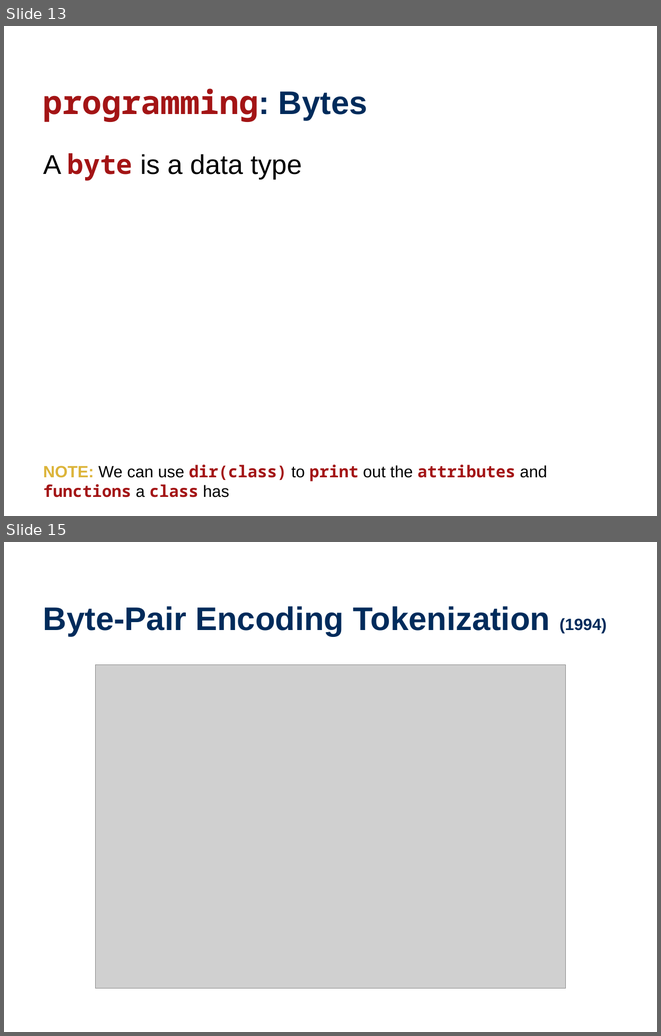
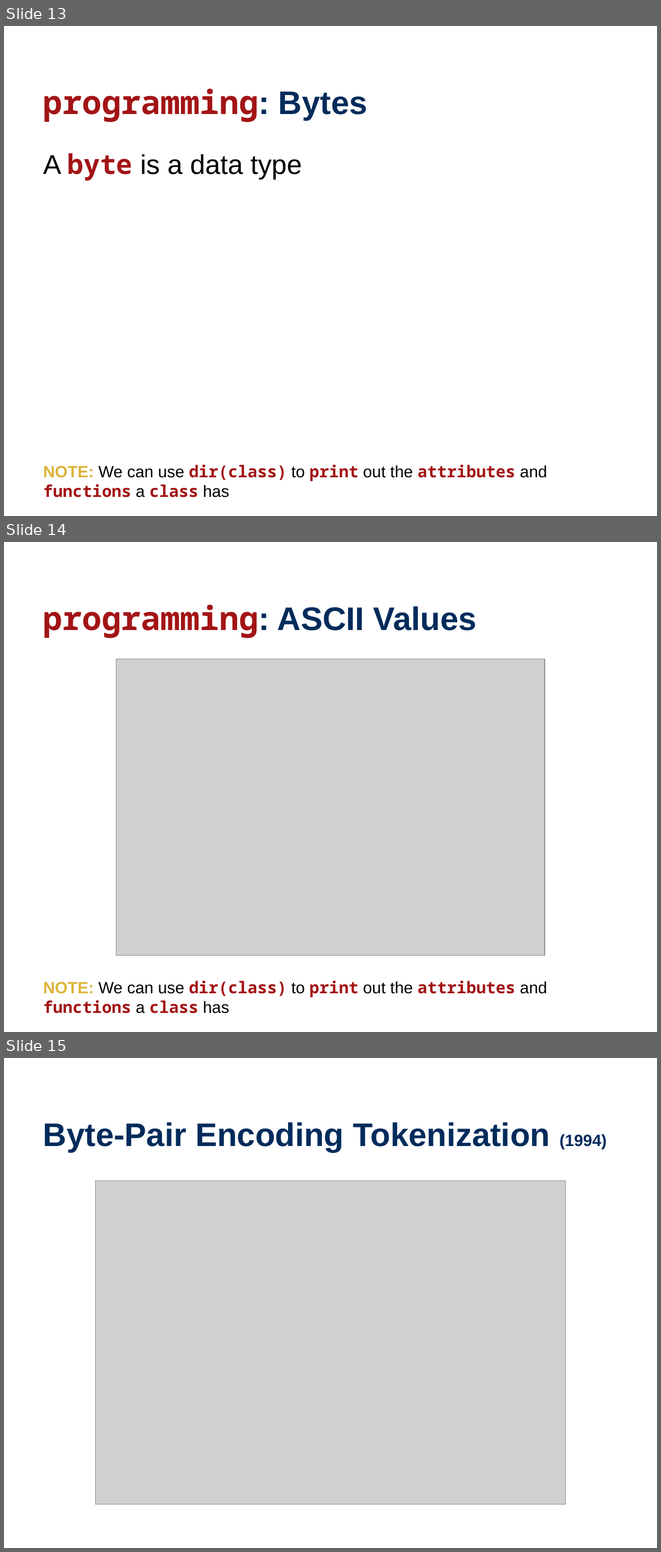
Before and after one commit to wtheisen/nd-cse-10124-lectures, a slide deck: Blank/Lecture_04_ Tokenization.pptx. Shown one above the other, each under a label of ours: slides 13 and 15 before the commit, slides 13, 14 and 15 after it; the slides between them are not shown. The pictures are 661x1036 and 661x1552 pixels, drawn with LibreOffice and Linux fonts; fonts in the diff are those of the drawing; grey boxes stand for pictures. Boxes give left, top, right and bottom in pixels: in the first picture for what was removed or moved away, otherwise in the second. Text is boxed around its words. In the diff, an @@ line names an element or a change of style, - is before the commit and + after.

```diff
--- a/Blank/Lecture_04_ Tokenization.pptx
+++ b/Blank/Lecture_04_ Tokenization.pptx
@@ slide 14 added at box(4, 542, 657, 1032), background #FFFFFF @@
@@ title added at box(43, 605, 477, 638), 36 pt, text #002B5B, bold @@
+programming: ASCII Values
@@ picture added at box(116, 659, 545, 955) @@
@@ text added at box(43, 980, 547, 1013), 18 pt, text #A31415, bold @@
+NOTE: We can use dir(class) to print out the attributes and functions a class has
```
Also in this commit, not shown: 2 slides changed, 2 other files.
